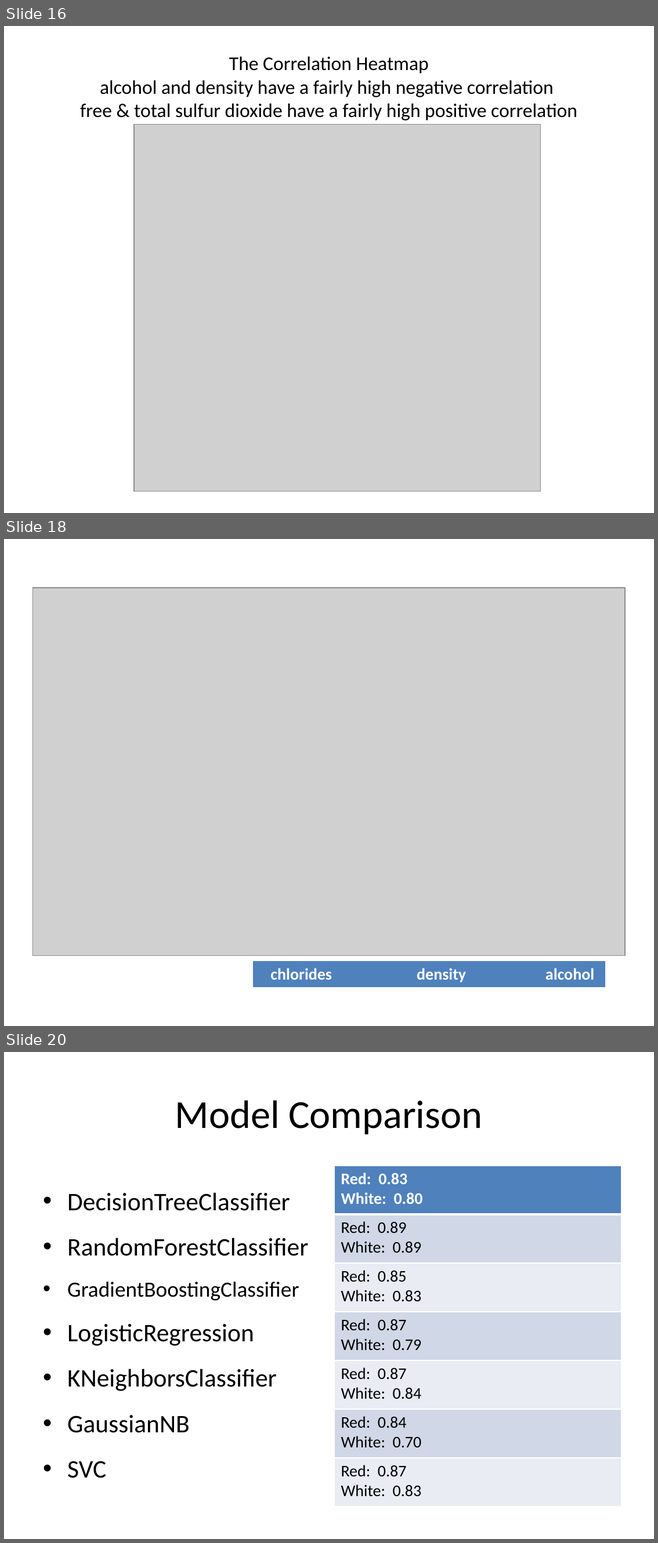
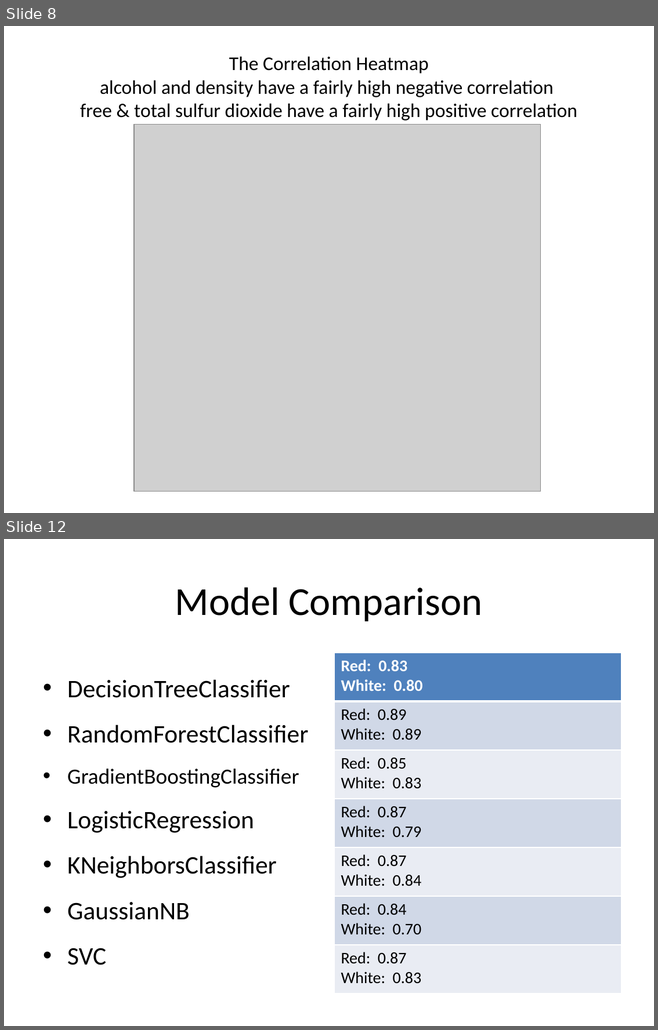
Before and after one commit to delwester/Springboard, a slide deck: Capstone2/Capstone2_FinalPres.pptx. Shown one above the other, each under a label of ours: slides 16, 18 and 20 before the commit, slides 8 and 12 after it; the slides between them are not shown. The pictures are 658x1543 and 658x1030 pixels, drawn with LibreOffice and Linux fonts; fonts in the diff are those of the drawing; grey boxes stand for pictures. Boxes give left, top, right and bottom in pixels: in the first picture for what was removed or moved away, otherwise in the second. Text is boxed around its words. In the diff, an @@ line names an element or a change of style, - is before the commit and + after.

```diff
--- a/Capstone2/Capstone2_FinalPres.pptx
+++ b/Capstone2/Capstone2_FinalPres.pptx
@@ slide 18 removed at <box>4,539,654,1026</box>, background #FFFFFF @@
@@ picture removed at <box>33,588,625,956</box> @@
@@ table removed at <box>253,961,605,988</box>, 1 rows, 3 columns @@
-chlorides | density | alcohol
@@ what was slide 16 is now slide 8 @@
@@ what was slide 20 is now slide 12 @@
```
Also in this commit, not shown: 2 slides changed, 5 slides added, 9 other slides removed.
